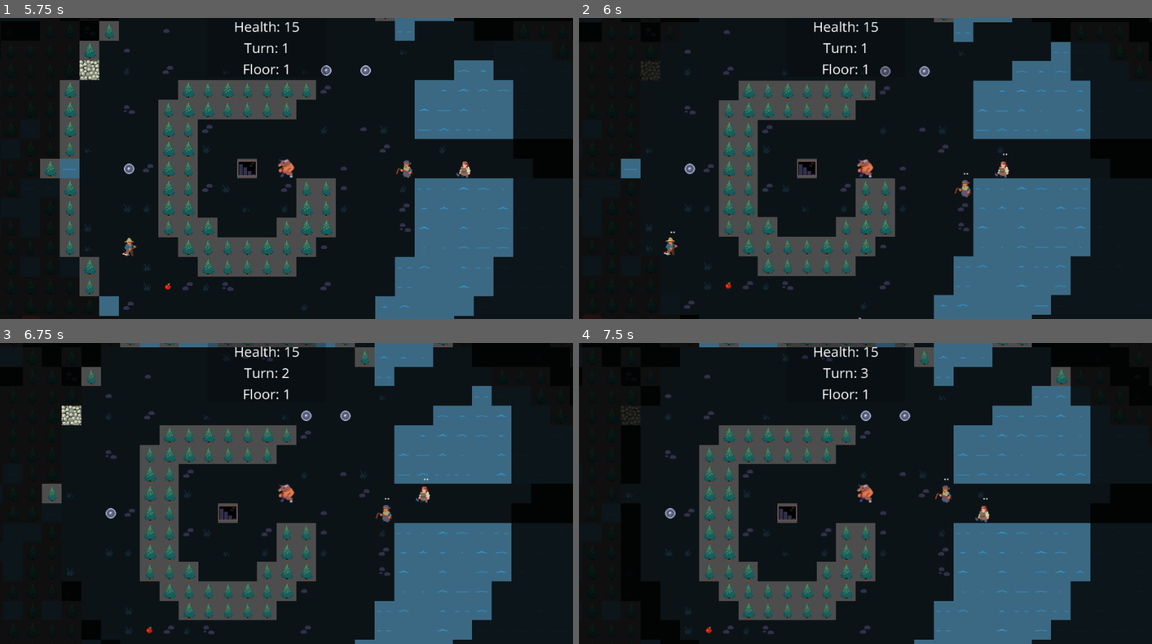
Above: before the commit, frames 1-4 (two rows, left to right).
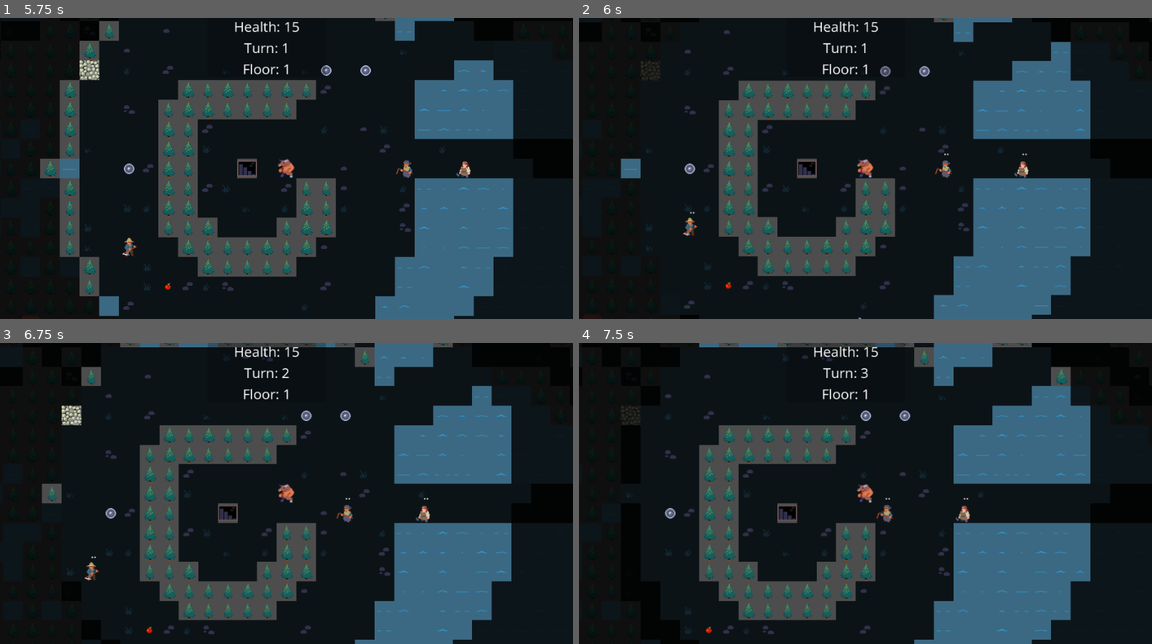
Above: after the commit, the same moments.

Repository: langel/ipsylial
Game: Godot game, scene res://death_screen.tscn
The game is run twice, just before and just after one commit, with the same random seed, the same clock (stepped at 60 frames per second) and the same inputs. This scene is started directly instead of the project's main scene.
Inputs (mouse positions are in pixels of both pictures, inside the frame that each line leads up to):
- Up to frame 1 (5.75 s): tap Enter at 0.5, 2, 5 s; move the mouse to (257, 228) at 0.52 s; hold W (move_up) 0.53-2.03 s; tap Space (space) at 0.6, 1.25, 2.75, 2.85 s; move the mouse to (458, 213) at 1.27 s; tap Mouse wheel up (zoom_in) at 1.35, 5.1 s; move the mouse to (114, 123) at 2.02 s; hold A (move_left) 2.03-3.5 s; tap Mouse wheel down (zoom_out) at 2.1 s; move the mouse to (315, 168) at 2.77 s; click "PLAY GAME!" at 3.5 s; click "PLAY GAME!" at 4.25 s; move the mouse to (200, 93) at 5.02 s; hold S (move_down) from 5.03 s (still down)
- Up to frame 2 (6 s): tap Space (space) at 5.75 s; move the mouse to (991, 153) at 5.77 s; release S (move_down) at 5.78 s; hold D (move_right) from 5.78 s (still down); tap Mouse wheel down (zoom_out) at 5.85 s
- Up to frame 3 (6.75 s): move the mouse to (171, 508) at 6.52 s; release D (move_right) at 6.53 s; hold W (move_up) from 6.53 s (still down); tap Space (space) at 6.6 s
- Up to frame 4 (7.5 s): move the mouse to (922, 427) at 7.27 s; release W (move_up) at 7.28 s; hold D (move_right) from 7.28 s (still down); tap Mouse wheel up (zoom_in) at 7.35 s

Frame 1 is identical in both runs. In frame 2, 0.5% of the frame differs, in the area x 14-79%, y 44-80%; in frame 3, 0.4%; in frame 4, 0.4%.

Commit message:
baddy optimize

Diff:
--- a/scenes/game.gd
+++ b/scenes/game.gd
@@ -315,7 +315,8 @@
 	for baddy in GameState.baddies:
 		if not baddy.is_alive():
 			continue
-
+		if baddy.grid_position.distance_to(GameState.player_position) > GameState.player_los + 1:
+			continue
 		# Move and update state
 		baddy.take_turn()
 		baddy.scene.position = (baddy.grid_position * GameState.TILE_SIZE)
